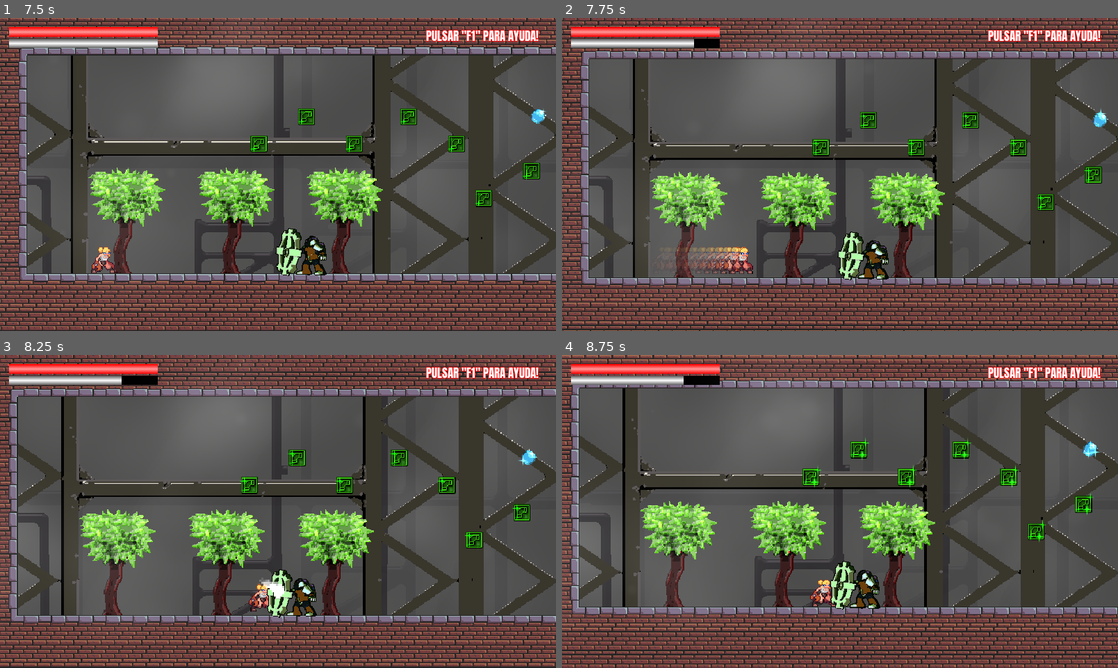
Above: before the commit, frames 1-4 (two rows, left to right).
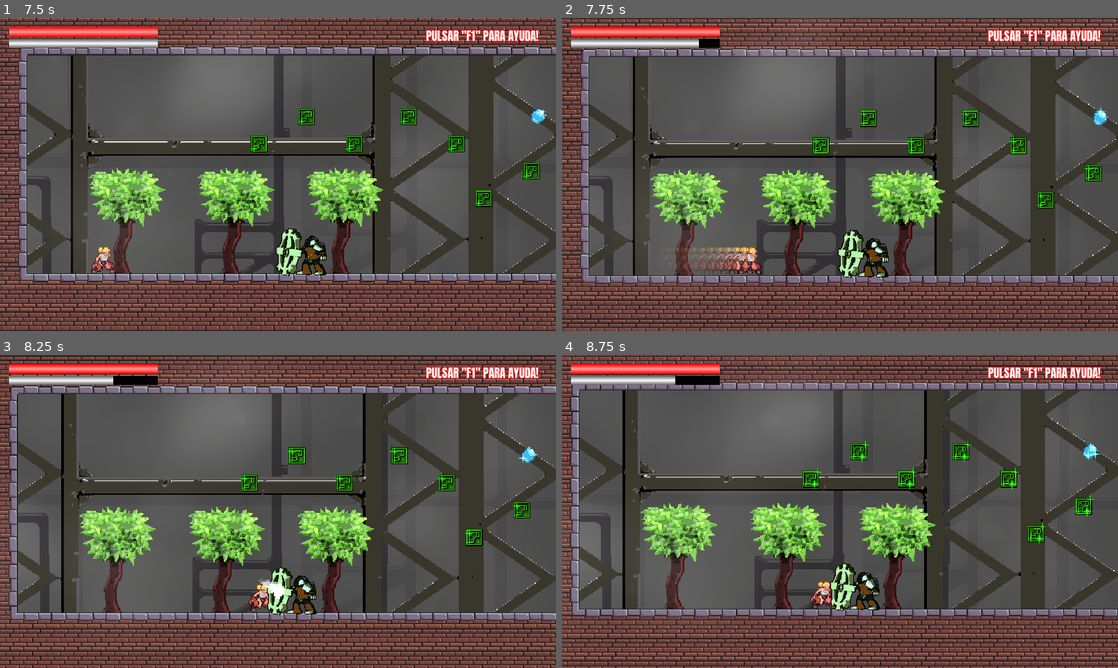
Above: after the commit, the same moments.

Repository: JJ-CooperativeProjects/Steel-Gaia
Game: Godot game, scene res://SISTEMA/GUI/GameFlow/PantallasUsadas/PantallaPresentacion.tscn
Two runs of this game, one before a commit and one after it. Both use one fixed random seed, a clock stepped at 60 frames per second and the inputs below. The engine's default icon, where the game draws it, is replaced by a stand-in: a white triangle on a blue panel in a dark square. Sound files missing from this copy of the repository are replaced by a short silence.
Inputs (mouse positions are in pixels of both pictures, inside the frame that each line leads up to):
- Up to frame 1 (7.5 s): tap Enter (ui_accept) every 0.75 s from 0.5 to 4.25 s; move the mouse to (400, 158) at 0.52 s; hold D (ui_right) 0.53-1.25 s; tap Q (dash) at 0.6, 2.3, 3.6 s; click (400, 158) at 0.67 s; tap Space (salto) at 0.77, 1.07 s; tap R (gancho) at 0.8, 5.3, 7.35 s; drag from (166, 190) to (250, 237) at 1.27 s; move the mouse to (333, 105) at 2.02 s; hold D (ui_right) 2.03-2.75 s; hold Space (salto) 2.03-2.75 s; drag from (250, 237) to (111, 127) at 2.77 s; move the mouse to (444, 221) at 3.52 s; hold A (ui_left) 3.53-4.25 s; hold Space (salto) 3.53-4.25 s; drag from (111, 127) to (194, 96) at 4.27 s; move the mouse to (305, 174) at 5.02 s; hold S (ui_down) 5.03-5.75 s; tap F (interactuar) at 5.1 s; click (305, 174) at 5.17 s; click "EMPEZAR" at 5.75 s; drag from (194, 96) to (94, 259) at 6.52 s; move the mouse to (400, 158) at 7.27 s; hold W (ui_up) from 7.28 s (still down)
- Up to frame 2 (7.75 s): keep holding W (ui_up); tap Space (salto) at 7.52 s; tap Q (dash) at 7.55 s
- Up to frame 3 (8.25 s): tap Space (salto) at 7.82 s; release W (ui_up) at 8 s; drag from (166, 527) to (539, 458) at 8.02 s
- Up to frame 4 (8.75 s): no input

Frame 1 is identical in both runs. In frame 2, 36% of the frame differs, in the area x 0-100%, y 0-100%; in frame 3, 36%; in frame 4, 34%.

Commit message:
Se creó la habilidad de Dash de forma modular

Diff:
--- a/SISTEMA/ENTES/Ente.gd
+++ b/SISTEMA/ENTES/Ente.gd
@@ -30,7 +30,7 @@
 
 var movimiento:Vector2 = Vector2.ZERO
 var vector_snap:Vector2 = SNAP_DIR * SNAP_L
-export var direccion_mira:int = 1	#1= derecha -1 = izquierda
+var direccion_mira:int = 1	#1= derecha -1 = izquierda
 
 var puede_recibir_damage:bool = true
 var en_escalera:bool = false #Se pone a true cuando está en un area de escalera.
--- a/SISTEMA/ENTES/Jugador.gd
+++ b/SISTEMA/ENTES/Jugador.gd
@@ -130,7 +130,7 @@
 	#$AnimEfectos.play("SaltoSegundo")
 
 #
-func EfectoSombra(ciclo:float):
+func EfectoSombra(ciclo:float,nodo_controlador:MEF_base):
 	var efecto:DashEffect = efecto_dash.instance()
 	efecto.texture = $Cuerpo/Sprite.texture
 	efecto.global_position = global_position
@@ -139,8 +139,10 @@
 	if $Cuerpo.scale.x < 0:
 		efecto.scale.x *= -1
 	var timer:SceneTreeTimer = get_tree().create_timer(ciclo)
-	if ["dash","segundo_salto"].has($MEF.estado):
-		timer.connect("timeout",self,"EfectoSombra",[ciclo])
+	if ["segundo_salto"].has($MEF.estado):
+		timer.connect("timeout",self,"EfectoSombra",[ciclo,nodo_controlador])
+	if ["dash"].has(nodo_controlador.estado):
+		timer.connect("timeout",self,"EfectoSombra",[ciclo,nodo_controlador])
 	pass
 
 func GirarManualmente():
--- a/SISTEMA/ENTES/MEF_jugador.gd
+++ b/SISTEMA/ENTES/MEF_jugador.gd
@@ -122,28 +122,28 @@
 			if Input.is_action_just_pressed("salto"):
 				return estados.salto_inicia
 			#puede hacer dash:
-			if Input.is_action_just_pressed("dash") and puede_dash and ente.get_energia() >= consumo_energia_dash:
-				return estados.dash
+#			if Input.is_action_just_pressed("dash") and puede_dash and ente.get_energia() >= consumo_energia_dash:
+#				return estados.dash
 
 		estados.en_pared:
 			if Input.is_action_just_pressed("salto"):
 				return estados.salto_inicia
 
-			if ente.direccion_mira == 1:
-				if Input.is_action_just_pressed("dash") and puede_dash and ente.get_energia() >= consumo_energia_dash:
-					ente.GirarManualmente()
-					return estados.dash
-			else:
-				if Input.is_action_just_pressed("dash") and puede_dash and ente.get_energia() >= consumo_energia_dash:
-					ente.GirarManualmente()
-					return estados.dash
+#			if ente.direccion_mira == 1:
+#				if Input.is_action_just_pressed("dash") and puede_dash and ente.get_energia() >= consumo_energia_dash:
+#					ente.GirarManualmente()
+#					return estados.dash
+#			else:
+#				if Input.is_action_just_pressed("dash") and puede_dash and ente.get_energia() >= consumo_energia_dash:
+#					ente.GirarManualmente()
+#					return estados.dash
 
 			if !ente.FueraDePared():
 				return estados.quieto
 
 	if ["quieto", "correr","salto_cae","salto_sube","segundo_salto","segundo_salto_cae"].has(estado):
-		if Input.is_action_just_pressed("dash") and puede_dash and ente.get_energia() >= consumo_energia_dash:
-			return estados.dash
+#		if Input.is_action_just_pressed("dash") and puede_dash and ente.get_energia() >= consumo_energia_dash:
+#			return estados.dash
 
 		if Input.is_action_just_pressed("salto") and ente.is_on_floor():
 				return estados.salto_inicia
@@ -199,16 +199,16 @@
 		estados.en_pared:
 			ente.movimiento = Vector2.ZERO
 
-		estados.dash:
-			ente.set_energia(ente.get_energia() - consumo_energia_dash)
-			ente.Dash()
-			ente.EfectoSombra(0.01)
+#		estados.dash:
+#			ente.set_energia(ente.get_energia() - consumo_energia_dash)
+#			ente.Dash()
+#			ente.EfectoSombra(0.01,self)
 
 		estados.segundo_salto:
 			ente.set_energia(ente.get_energia() - consumo_energia_doble_salto)
 			ente.movimiento = Vector2.ZERO
 			ente.SegundoSalto()
-			ente.EfectoSombra(0.01)
+			ente.EfectoSombra(0.01,self)
 
 		estados.atacar1:
 			ente.movimiento = Vector2.ZERO
--- a/SISTEMA/HABILIDADES/HABILIDAD.gd
+++ b/SISTEMA/HABILIDADES/HABILIDAD.gd
@@ -6,3 +6,23 @@
 """
 var mi_ente = null #Hace referencia al ente al que pertenece.
 var mef_ente:MEF_base = null #Hace referencia a la maquina de estados del ente.
+onready var mi_ente_anim:AnimationPlayer = null
+
+
+
+func DeshabilitarMEF():
+	mef_ente.set_process(false)
+	mef_ente.set_physics_process(false)
+
+func HabilitarMEF():
+	mef_ente.set_process(true)
+	mef_ente.set_physics_process(true)
+
+
+func HabilitarSelf():
+	call_deferred("set_process",true)
+	call_deferred("set_physics_process",true)
+
+func DeshabilitarSelf():
+	set_process(false)
+	set_physics_process(false)
--- a/SISTEMA/HABILIDADES/Habilidad_gancho.gd
+++ b/SISTEMA/HABILIDADES/Habilidad_gancho.gd
@@ -86,13 +86,7 @@
 func _salir_estado(viejo, nuevo):
 	pass
 
-func DeshabilitarMEF():
-	mef_ente.set_process(false)
-	mef_ente.set_physics_process(false)
 
-func HabilitarMEF():
-	mef_ente.set_process(true)
-	mef_ente.set_physics_process(true)
 
 func ReiniciarGancho():
 	mi_ente.movimiento = Vector2.ZERO
--- /dev/null
+++ b/SISTEMA/HABILIDADES/Usadas/ForwardDash.gd
@@ -0,0 +1,72 @@
+extends Habilidad
+
+#HABILIDAD QUE LE DA AL ENTE LA POSIBILIDAD DE DESPLAZARSE VELOZMENTE
+
+export (float) var consumo_energia_dash:float = 30
+
+func _ready():
+	mi_ente = get_parent().get_parent()
+	mef_ente = mi_ente.get_node("MEF")
+
+	#Estados:
+	_agregar_estado("espera")
+	_agregar_estado("dash")
+
+
+	poner_estado_deferred(estados.espera)
+	yield(mi_ente,"ready")
+	mi_ente_anim = mi_ente.get_node("AnimEfectos")
+
+	mi_ente_anim.connect("animation_finished",self,"_on_animacion_termina")
+
+	DeshabilitarSelf()
+
+func _input(event):
+	if [estados.espera].has(estado):
+		if Input.is_action_just_pressed("dash") and mi_ente.get_energia() >= consumo_energia_dash:
+			DeshabilitarMEF()
+			HabilitarSelf()
+
+			#si está en una pared:
+			if mef_ente.estado == mef_ente.estados.en_pared:
+				if mi_ente.direccion_mira == 1:
+					mi_ente.GirarManualmente()
+				else:
+					mi_ente.GirarManualmente()
+
+			poner_estado_deferred(estados.dash)
+
+			pass
+
+
+func _physics_process(delta):
+	if [estados.dash].has(estado):
+		mi_ente.movimiento = mi_ente.move_and_slide(mi_ente.AjustarVectorImpulso(),Vector2.UP)
+
+#Logica para cambiar de estados:
+func _transiciones(delta):
+	return null
+#Se ejecuta dentro de un estado constantemente.
+func _process_estado(delta):
+	pass
+#Solo se ejecuta una vez cuando entra en un nuevo estado
+func _entrar_estado(nuevo, viejo):
+	match estado:
+		estados.dash:
+			mi_ente.set_energia(mi_ente.get_energia() - consumo_energia_dash)
+			mi_ente.Dash()
+			mi_ente.EfectoSombra(0.01,self)
+	pass
+#Solo se ejecuta una vez cuando sale de un estado.
+func _salir_estado(viejo, nuevo):
+	pass
+
+#AUXILIARES:
+
+
+func _on_animacion_termina(animacion:String):
+	match animacion:
+		"CurvaDash":
+			poner_estado_deferred(estados.espera)
+			DeshabilitarSelf()
+			HabilitarMEF()
--- /dev/null
+++ b/SISTEMA/HABILIDADES/Usadas/ForwardDash.tscn
@@ -0,0 +1,8 @@
+[gd_scene load_steps=3 format=2]
+
+[ext_resource path="res://SISTEMA/HABILIDADES/HABILIDAD.tscn" type="PackedScene" id=1]
+[ext_resource path="res://SISTEMA/HABILIDADES/Usadas/ForwardDash.gd" type="Script" id=2]
+
+[node name="ForwardDash" instance=ExtResource( 1 )]
+script = ExtResource( 2 )
+consumo_energia_dash = 30.0
--- a/UTILIZABLES/Entes/Jugador/Jugador.tscn
+++ b/UTILIZABLES/Entes/Jugador/Jugador.tscn
@@ -14,6 +14,7 @@
 [ext_resource path="res://RECURSOS/IMAGENES/EFECTOS ESPECIALES/Disparo Escopeta/disparo_escopeta.png" type="Texture" id=12]
 [ext_resource path="res://RECURSOS/SHADERS/PixelArt1.tres" type="Material" id=13]
 [ext_resource path="res://SISTEMA/HABILIDADES/Habilidad_modo_cinematica.tscn" type="PackedScene" id=14]
+[ext_resource path="res://SISTEMA/HABILIDADES/Usadas/ForwardDash.tscn" type="PackedScene" id=15]
 
 [sub_resource type="Animation" id=12]
 resource_name = "count_energia"
@@ -1051,6 +1052,8 @@
 
 [node name="Habilidad_modo_cinematica" parent="HABILIDADES" index="1" instance=ExtResource( 14 )]
 
+[node name="ForwardDash" parent="HABILIDADES" index="2" instance=ExtResource( 15 )]
+
 [node name="Listener2D" type="Listener2D" parent="." index="13"]
 
 [connection signal="tree_exiting" from="." to="." method="_on_Jugador_tree_exiting"]
--- a/UTILIZABLES/Niveles/Usados/PuebasPrototipo/Nivel_1.tscn
+++ b/UTILIZABLES/Niveles/Usados/PuebasPrototipo/Nivel_1.tscn
@@ -57,7 +57,6 @@
 [node name="NPC1" parent="ENEMIGOS" index="1" instance=ExtResource( 6 )]
 position = Vector2( 368, 384 )
 vitalidad = 100
-direccion_mira = -1
 girar = true
 
 [node name="Intercambiador_hacia_DinoBoss" parent="AREAS_EVENTOS" index="0" instance=ExtResource( 4 )]
Not shown: 1 places in UTILIZABLES/Entes/Jugador/Jugador.tscn that only renumber resources
